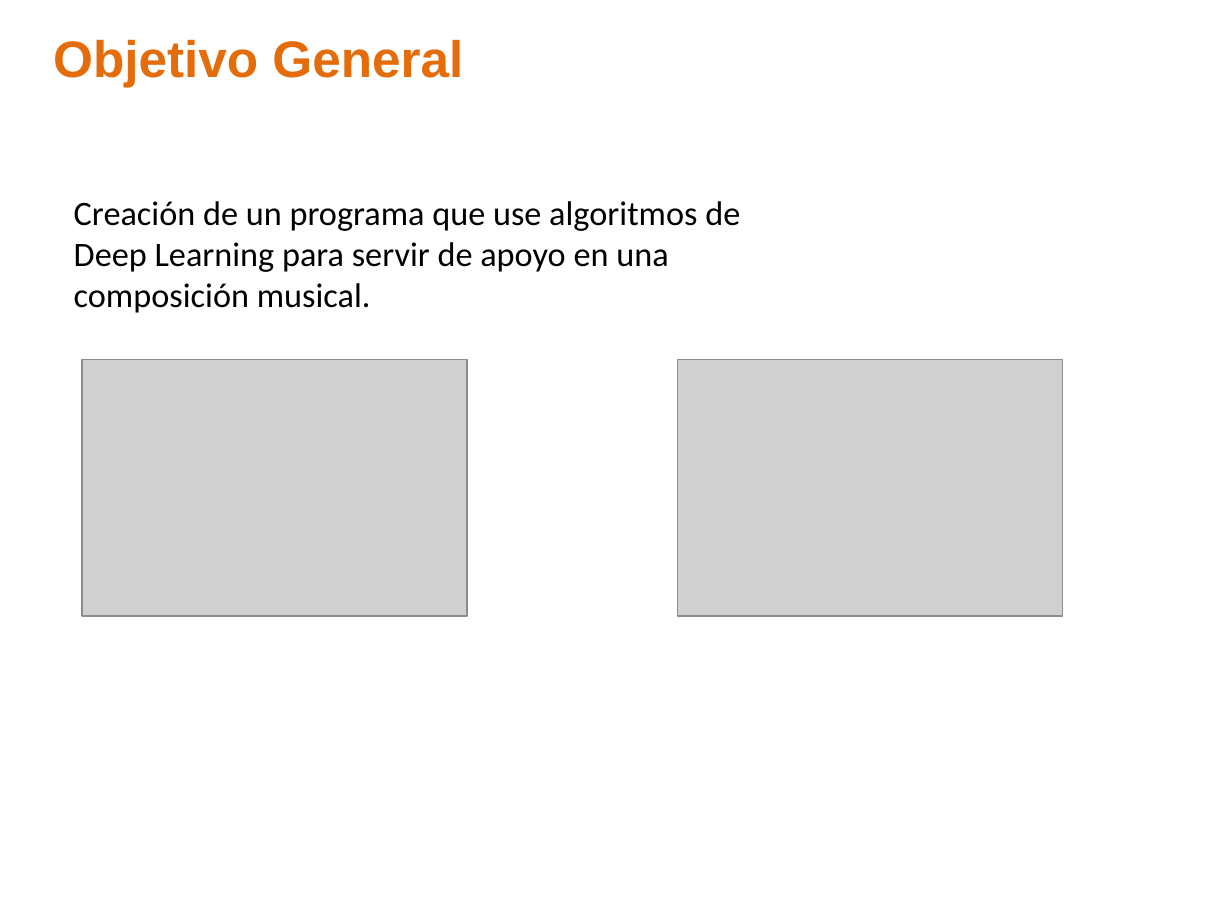
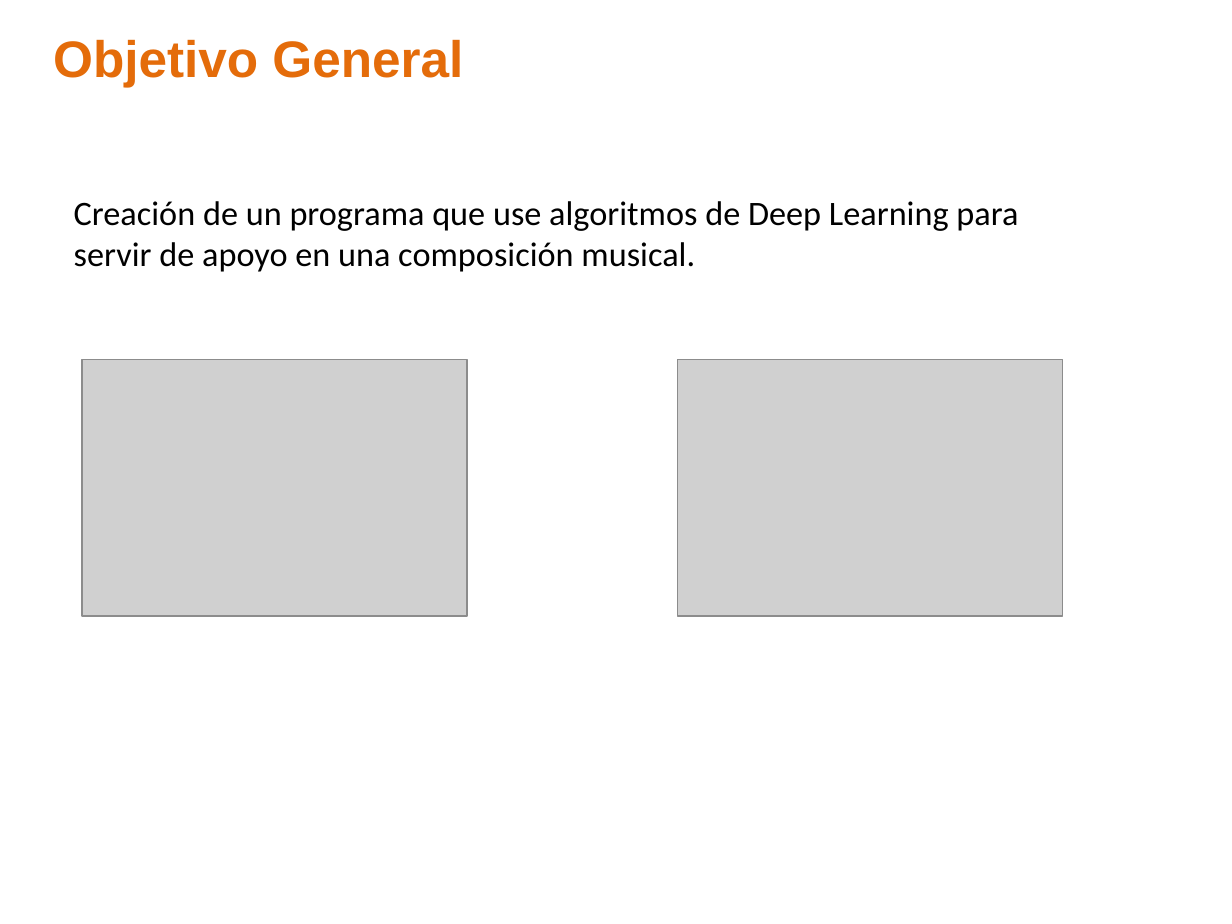
Before and after one commit to ealn/Tesis, a slide deck: slide 3 of documentos/Presentacion.pptx. Drawn at 1232x924 pixels with LibreOffice and Linux fonts; fonts in the diff are those of the drawing; grey boxes stand for pictures; background and template pictures are left out. Boxes give left, top, right and bottom in pixels: in the first picture for what was removed or moved away, otherwise in the second. Text is boxed around its words. In the diff, an @@ line names an element or a change of style, - is before the commit and + after.

```diff
--- a/documentos/Presentacion.pptx
+++ b/documentos/Presentacion.pptx
@@ text "Creación de un programa que ..." rewrapped from box(74, 201, 740, 313) to box(74, 201, 1018, 272) @@
```
Also in this commit, not shown: 10 other slides changed, 4 slides added, 1 other file.
